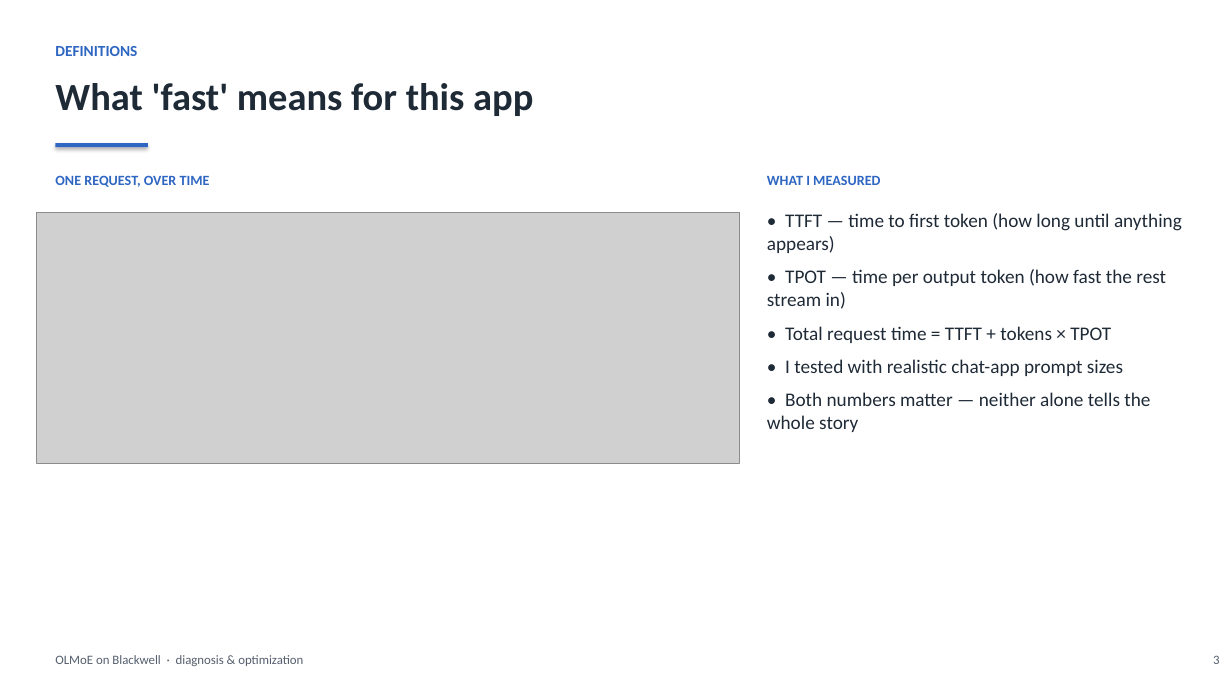
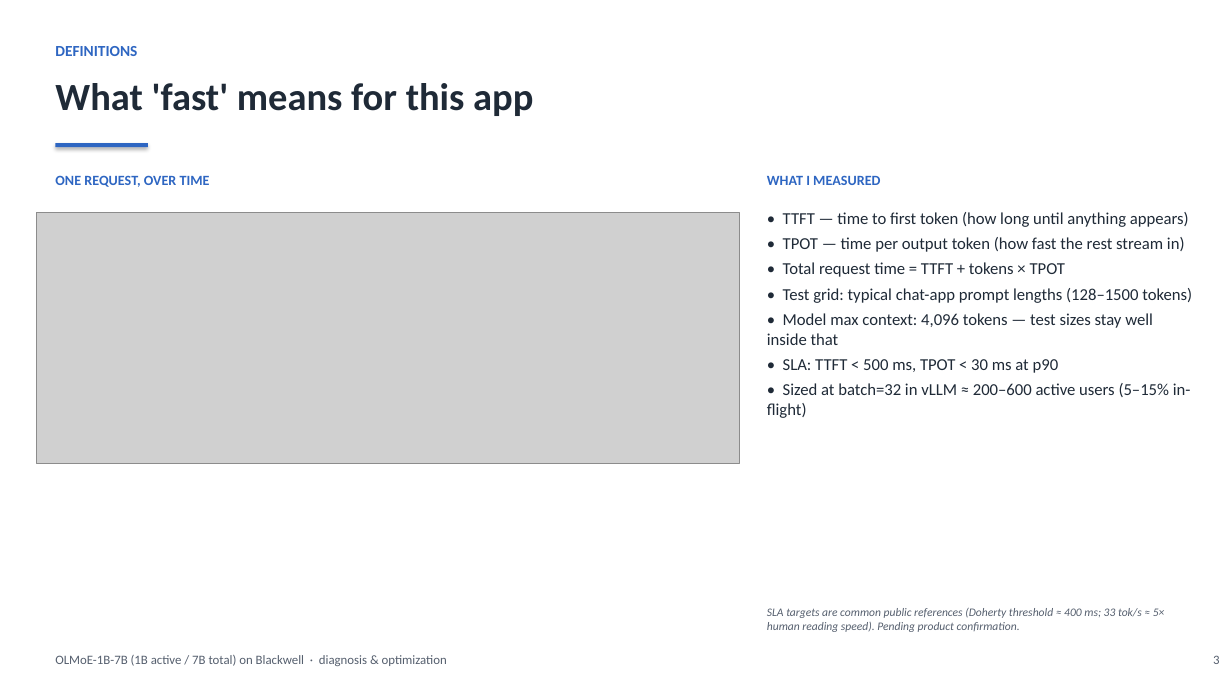
Before and after one commit to harishvs/moe-inference-optimize, a slide deck: slide 3 of talk/deck.pptx. Drawn at 1232x693 pixels with LibreOffice and Linux fonts; fonts in the diff are those of the drawing; grey boxes stand for pictures. Boxes give left, top, right and bottom in pixels: in the first picture for what was removed or moved away, otherwise in the second. Text is boxed around its words. In the diff, an @@ line names an element or a change of style, - is before the commit and + after.

```diff
--- a/talk/deck.pptx
+++ b/talk/deck.pptx
@@ text at [783, 212, 1189, 277]: size 15 to 13 pt in "• TTFT — time to first token ...", "• TPOT — time per output token ...", "• Total request time = TTFT + ..."; less space between paragraphs @@
@@ text at [767, 288, 1192, 418]: text changed; size 15 to 13 pt @@
-• I tested with realistic chat-app prompt sizes
-• Both numbers matter — neither alone tells the whole story
+• Test grid: typical chat-app prompt lengths (128–1500 tokens)
+• Model max context: 4,096 tokens — test sizes stay well inside that
+• SLA: TTFT < 500 ms, TPOT < 30 ms at p90
+• Sized at batch=32 in vLLM ≈ 200–600 active users (5–15% in-flight)
@@ text added at [767, 608, 1165, 632], 9 pt, text #555F6E, italic @@
+SLA targets are common public references (Doherty threshold ≈ 400 ms; 33 tok/s ≈ 5× human reading speed). Pending product confirmation.
@@ text at [55, 655, 447, 666]: text changed @@
-OLMoE on Blackwell · diagnosis & optimization
+OLMoE-1B-7B (1B active / 7B total) on Blackwell · diagnosis & optimization
```
Also in this commit, not shown: 12 other slides changed, 4 slides added, 1 slide removed, 5 other files.
